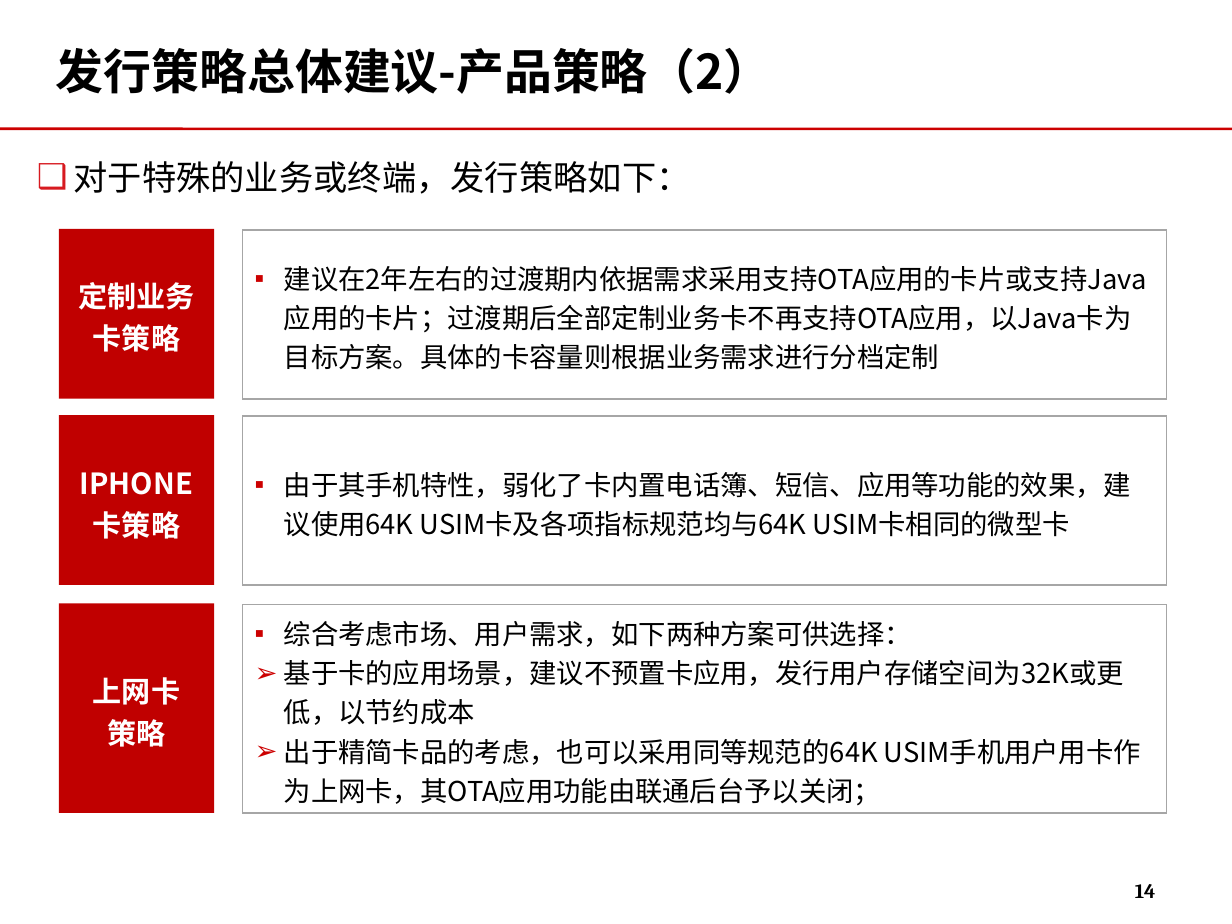
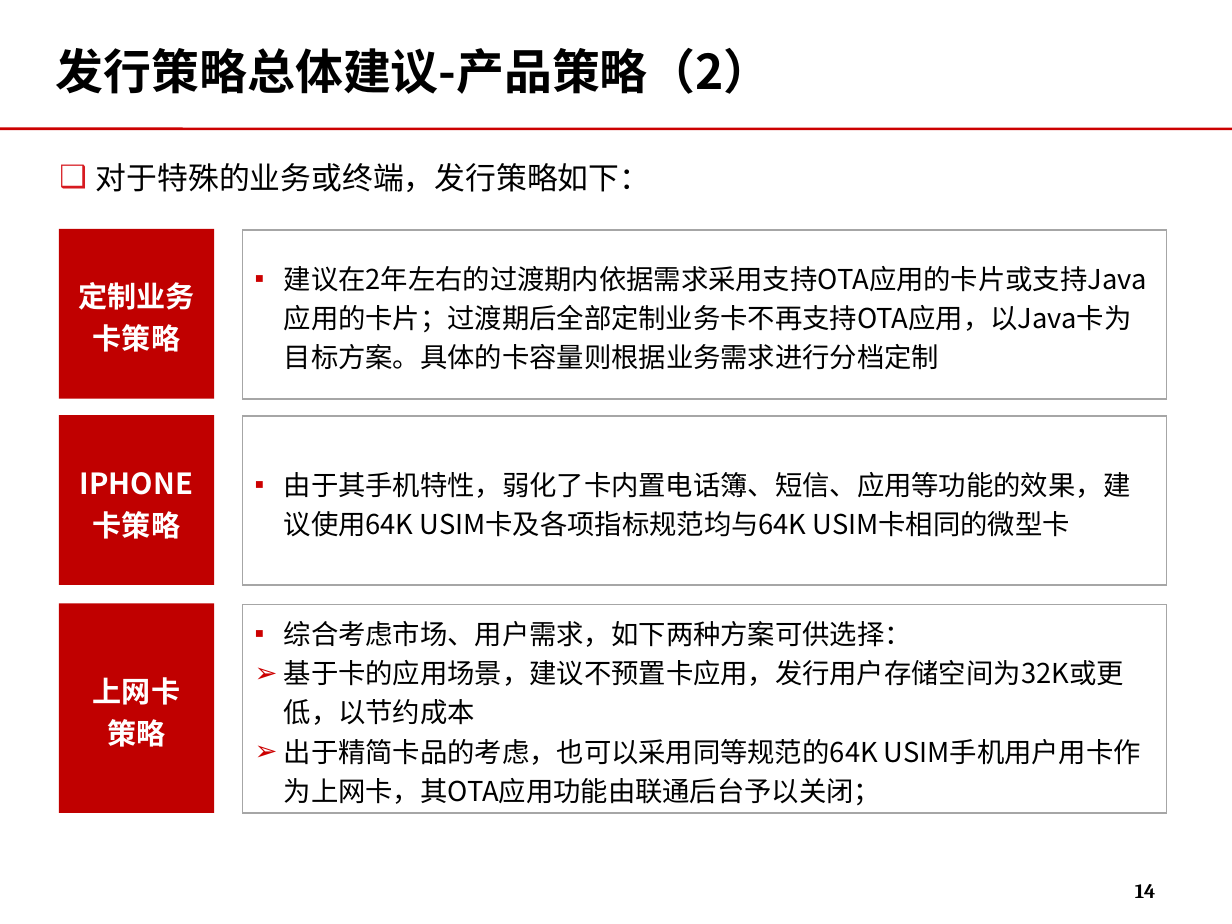
Before and after one commit to momo1101/unicardsrch, a slide deck: slide 14 of 软课题文本/软课题-中国联通电信卡业务及策略研究.ppt. Drawn at 1232x924 pixels with LibreOffice and Linux fonts; fonts in the diff are those of the drawing; background and template pictures are left out. Boxes give left, top, right and bottom in pixels: in the first picture for what was removed or moved away, otherwise in the second. Text is boxed around its words. In the diff, an @@ line names an element or a change of style, - is before the commit and + after.

```diff
--- a/软课题文本/软课题-中国联通电信卡业务及策略研究.ppt
+++ b/软课题文本/软课题-中国联通电信卡业务及策略研究.ppt
@@ text "对于特殊的业务或终端，发行策略如下：": place and size @@
-text "对于特殊的业务或终端，发行策略如下：" at [73, 161, 690, 194]
+text "对于特殊的业务或终端，发行策略如下：" at [96, 163, 650, 192]
@@ text "对于特殊的业务或终端，发行策略如下：" at [96, 163, 650, 192]: size 20 to 18 pt @@
```
Also in this commit, not shown: 12 other slides changed, 2 slides added.
